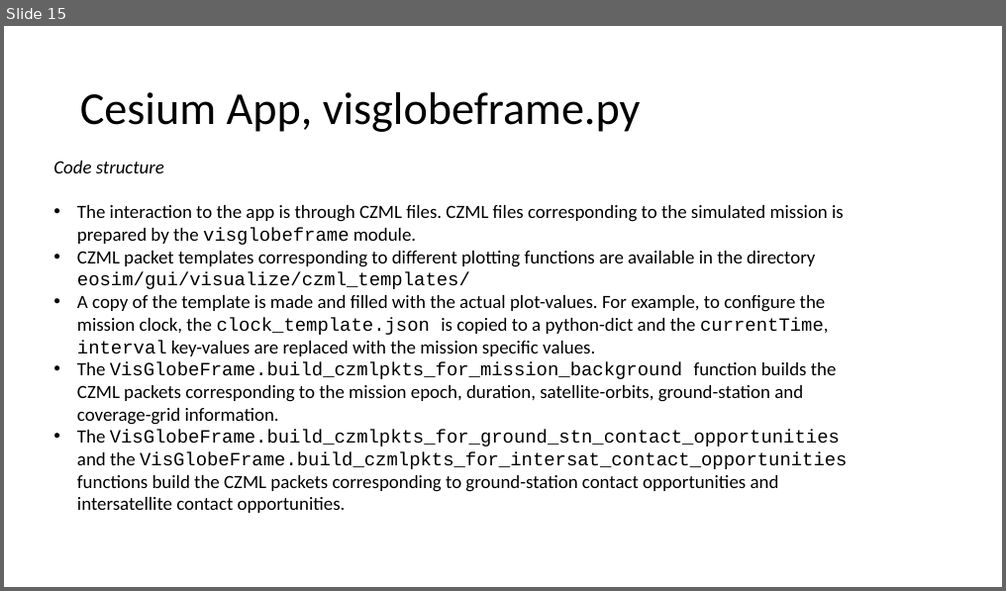
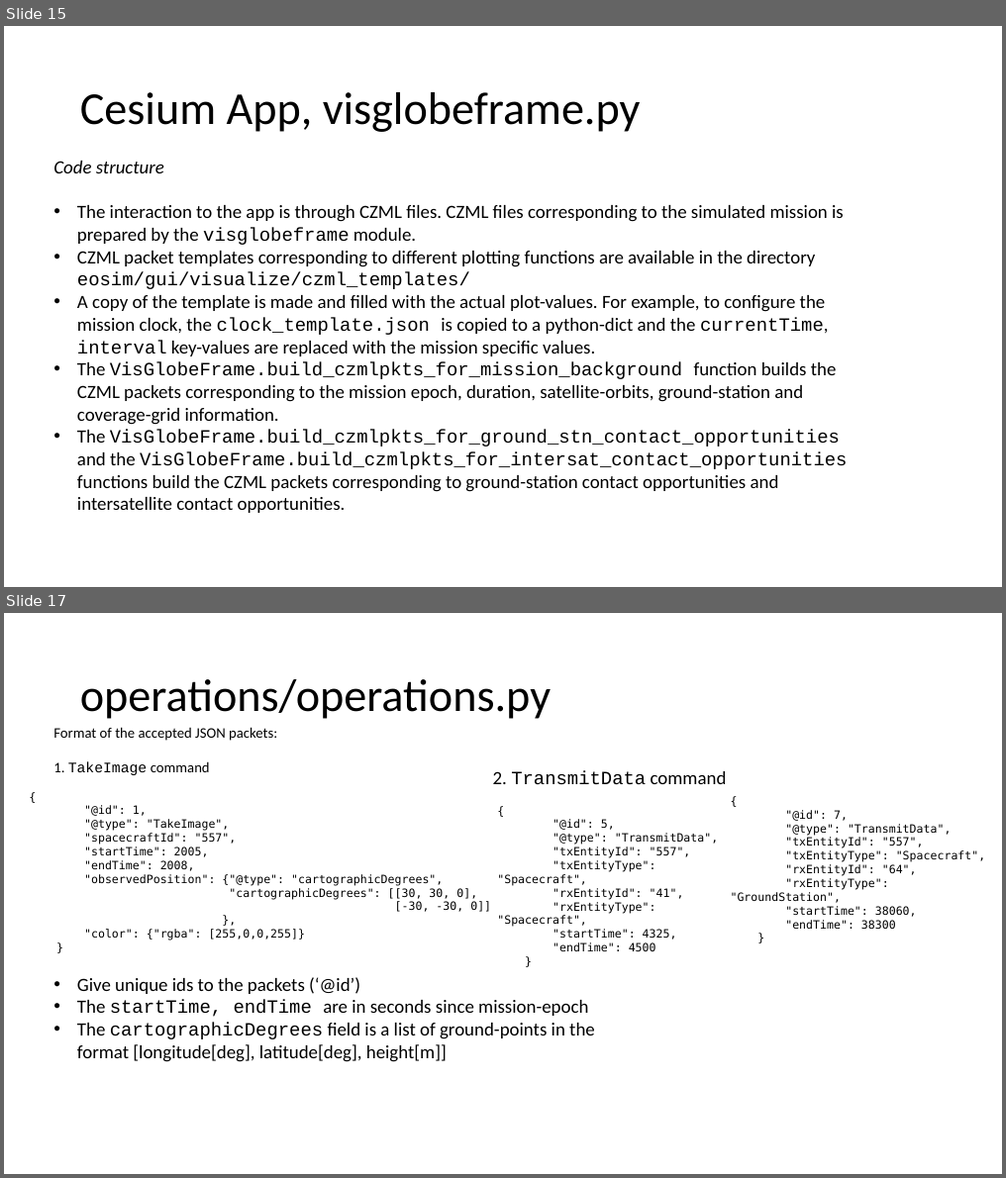
Before and after one commit to EarthObservationSimulator/eosim-gui, a slide deck: docs/codebase_description.pptx. Shown one above the other, each under a label of ours: slide 15 before the commit, slides 15 and 17 after it; the slides between them are not shown. The pictures are 1006x591 and 1006x1178 pixels, drawn with LibreOffice and Linux fonts; fonts in the diff are those of the drawing. Boxes give left, top, right and bottom in pixels: in the first picture for what was removed or moved away, otherwise in the second. Text is boxed around its words. In the diff, an @@ line names an element or a change of style, - is before the commit and + after.

```diff
--- a/docs/codebase_description.pptx
+++ b/docs/codebase_description.pptx
@@ slide 17 added at box(4, 613, 1002, 1174), background #FFFFFF @@
@@ title added at box(80, 679, 550, 719), 44 pt, text #000000 @@
+operations/operations.py
@@ text added at box(54, 727, 277, 775), 14 pt, text #000000 @@
+Format of the accepted JSON packets:
+1. TakeImage command
@@ text added at box(493, 771, 727, 784), 18 pt, text #000000 @@
+2. TransmitData command
@@ text added at box(84, 805, 491, 941), 11 pt, text #000000 @@
+{
+"@id": 1,
+"@type": "TakeImage",
+"spacecraftId": "557",
+"startTime": 2005,
+"endTime": 2008,
+"observedPosition": {"@type": "cartographicDegrees",
+"cartographicDegrees": [[30, 30, 0],
+[-30, -30, 0]]
+},
+"color": {"rgba": [255,0,0,255]}
+}
@@ text added at box(497, 819, 718, 952), 11 pt, text #000000 @@
+{
+"@id": 5,
+"@type": "TransmitData",
+"txEntityId": "557",
+"txEntityType": "Spacecraft",
+"rxEntityId": "41",
+"rxEntityType": "Spacecraft",
+"startTime": 4325,
+"endTime": 4500
+}
@@ text added at box(731, 810, 986, 929), 11 pt, text #000000 @@
+{
+"@id": 7,
+"@type": "TransmitData",
+"txEntityId": "557",
+"txEntityType": "Spacecraft",
+"rxEntityId": "64",
+"rxEntityType": "GroundStation",
+"startTime": 38060,
+"endTime": 38300
+}
@@ text added at box(77, 977, 595, 1062), 18 pt, text #000000 @@
+• Give unique ids to the packets (‘@id’)
+• The startTime, endTime are in seconds since mission-epoch
+• The cartographicDegrees field is a list of ground-points in the format [longitude[deg], latitude[deg], height[m]]
```
Also in this commit, not shown: 2 other slides added, 2 other files.
